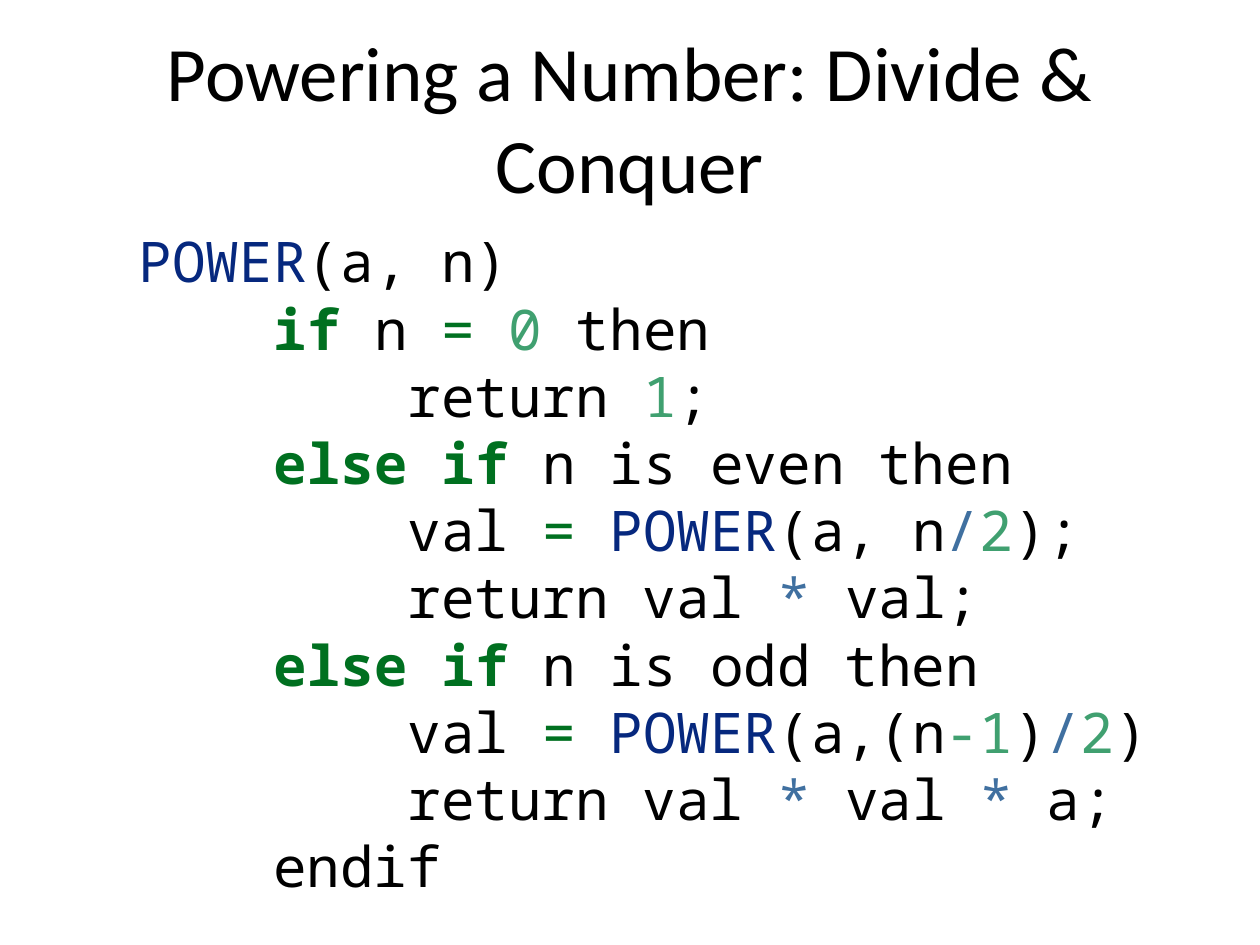
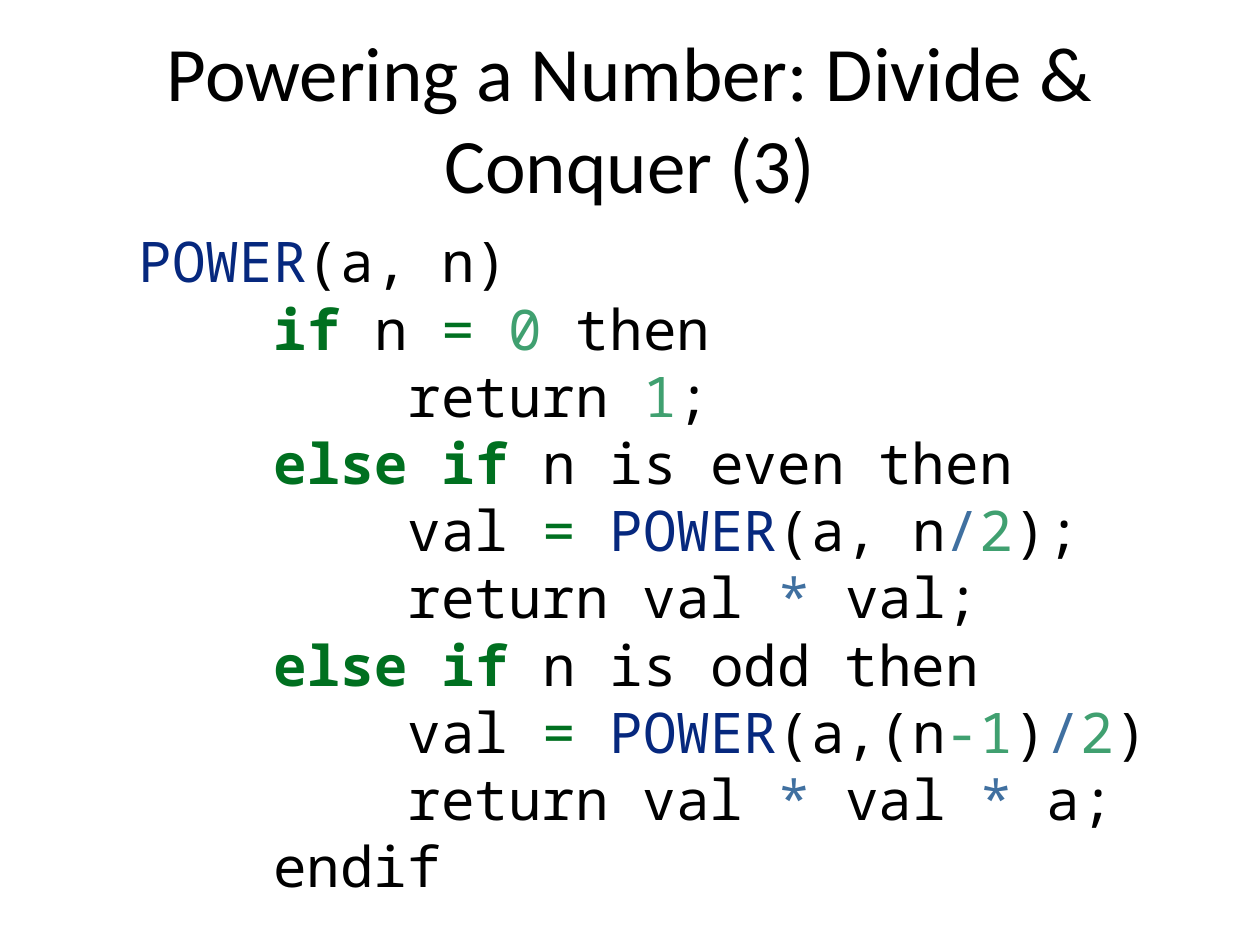
Before and after one commit to ucoruh/ce100-algorithms-and-programming-II, a slide deck: slide 78 of docs/week-2/ce100-week-2-recurrence.md_word.pptx. Drawn at 1260x945 pixels with LibreOffice and Linux fonts; fonts in the diff are those of the drawing. Boxes give left, top, right and bottom in pixels: in the first picture for what was removed or moved away, otherwise in the second. Text is boxed around its words. In the diff, an @@ line names an element or a change of style, - is before the commit and + after.

Commit message:
week-1,2,3 documentation fixed and numbered

```diff
--- a/docs/week-2/ce100-week-2-recurrence.md_word.pptx
+++ b/docs/week-2/ce100-week-2-recurrence.md_word.pptx
@@ title at (167, 47, 1022, 206): text changed @@
-Powering a Number: Divide & Conquer
+Powering a Number: Divide & Conquer (3)
```
Also in this commit, not shown: 53 other slides changed, 13 other files.
